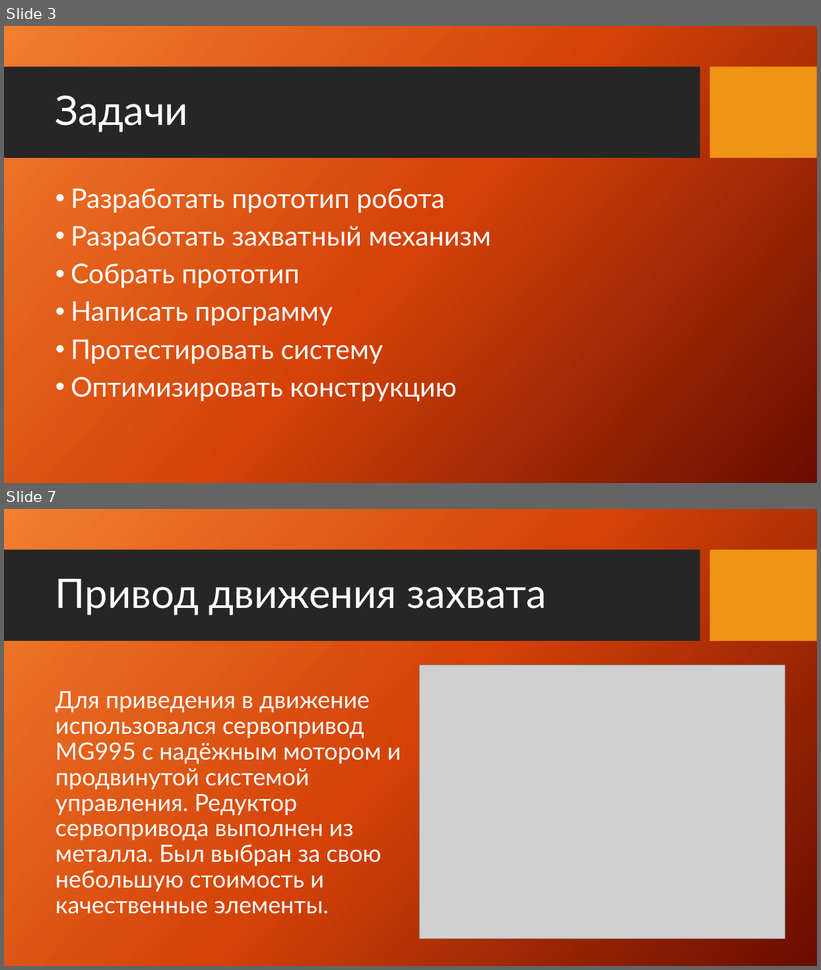
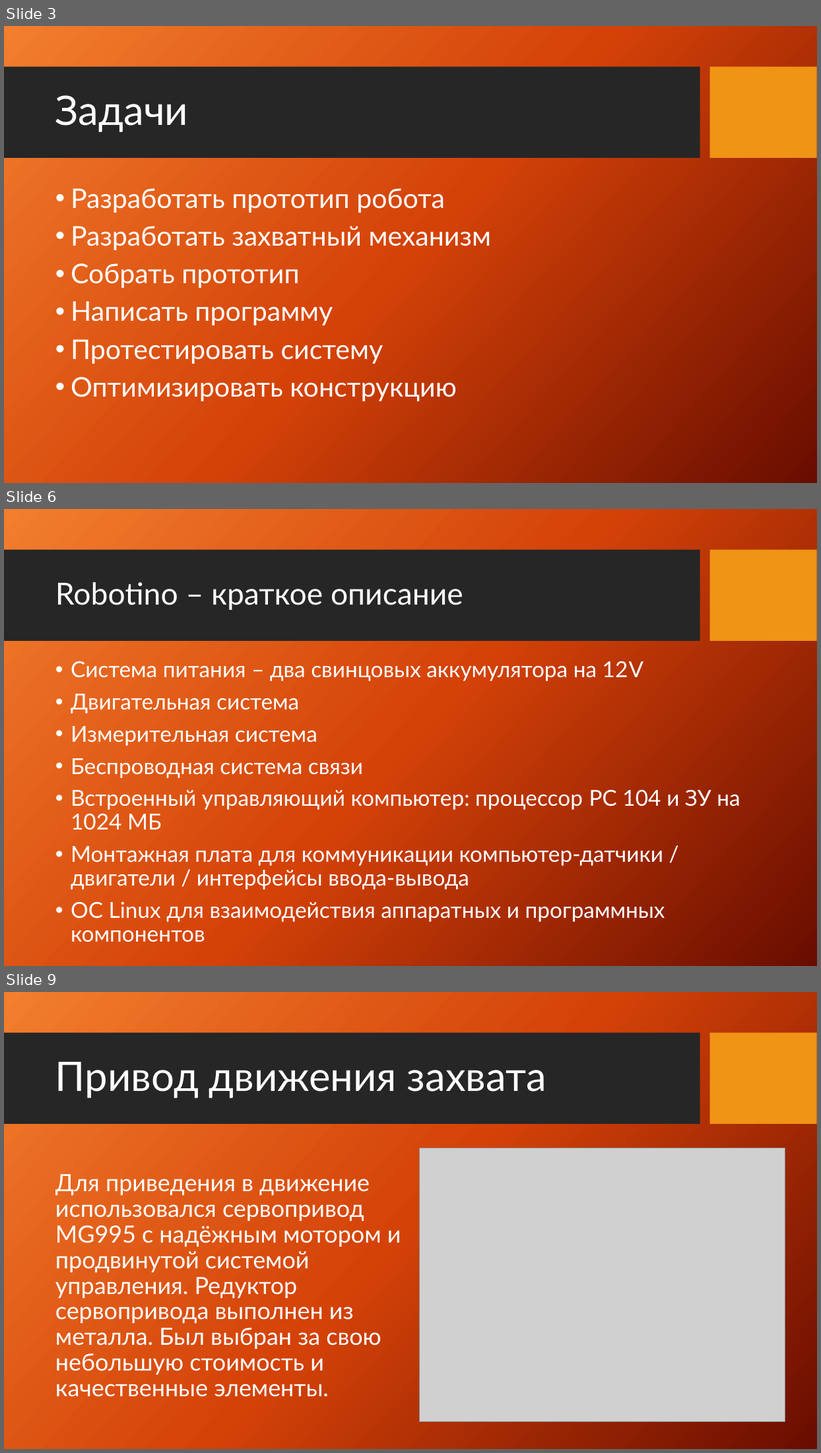
Before and after one commit to vladubase/WorldSkillsBelarus2020, a slide deck: Presentation/Презентация проектных решений.pptx. Shown one above the other, each under a label of ours: slides 3 and 7 before the commit, slides 3, 6 and 9 after it; the slides between them are not shown. The pictures are 821x970 and 821x1453 pixels, drawn with LibreOffice and Linux fonts; fonts in the diff are those of the drawing; grey boxes stand for pictures; background and template pictures are left out. Boxes give left, top, right and bottom in pixels: in the first picture for what was removed or moved away, otherwise in the second. Text is boxed around its words. In the diff, an @@ line names an element or a change of style, - is before the commit and + after.

```diff
--- a/Presentation/Презентация проектных решений.pptx
+++ b/Presentation/Презентация проектных решений.pptx
@@ slide 6 added at (4, 509, 817, 966), background picture (left out); not listed: 2 template elements that a slide beside it also shows @@
@@ title added at (55, 582, 463, 610), 36 pt, text #FFFFFF @@
+Robotino – краткое описание
@@ text added at (71, 661, 740, 943), 26 pt, text #FFFFFF @@
+• Система питания – два свинцовых аккумулятора на 12V
+• Двигательная система
+• Измерительная система
+• Беспроводная система связи
+• Встроенный управляющий компьютер: процессор PC 104 и ЗУ на 1024 МБ
+• Монтажная плата для коммуникации компьютер-датчики / двигатели / интерфейсы ввода-вывода
+• ОС Linux для взаимодействия аппаратных и программных компонентов
@@ what was slide 7 is now slide 9 @@
```
Also in this commit, not shown: 7 slides changed, 3 other slides added.
